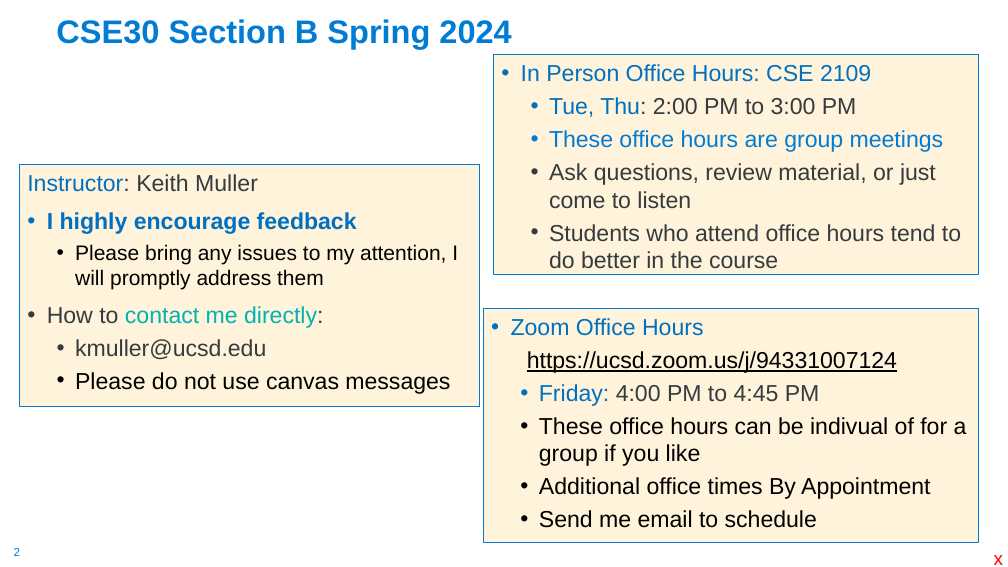
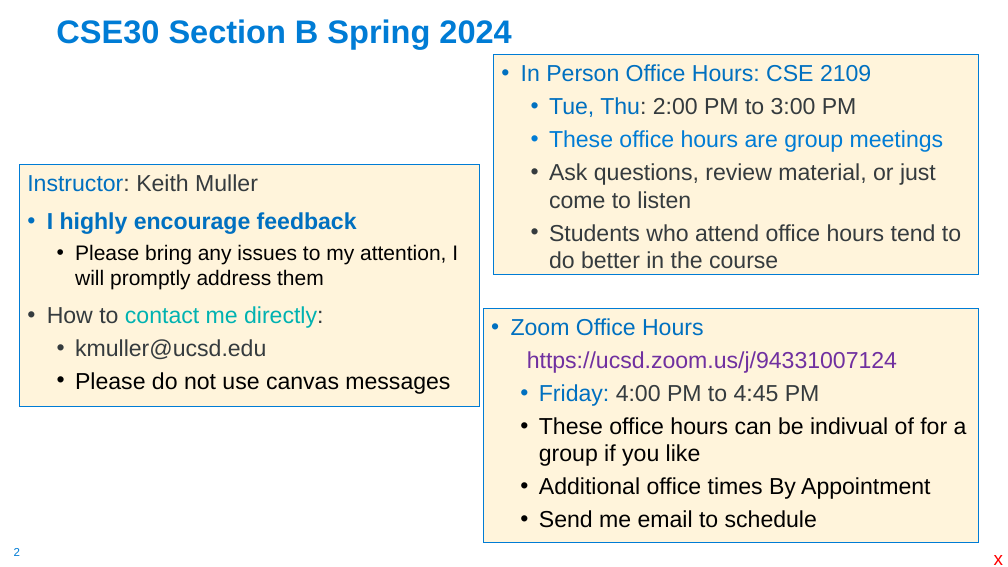
Before and after one commit to cse30-sp24/Muller-Slides, a slide deck: slide 2 of 01_C_Part1.pptx. Drawn at 1008x567 pixels with LibreOffice and Linux fonts; fonts in the diff are those of the drawing. Boxes give left, top, right and bottom in pixels: in the first picture for what was removed or moved away, otherwise in the second. Text is boxed around its words. In the diff, an @@ line names an element or a change of style, - is before the commit and + after.

```diff
--- a/01_C_Part1.pptx
+++ b/01_C_Part1.pptx
@@ text at (527,351,897,373): text colour #000000 to #7030A0, underline off in "https://ucsd.zoom.us/j/94331007124" @@
```
Also in this commit, not shown: 8 other slides changed, 1 slide added, 1 other file.
